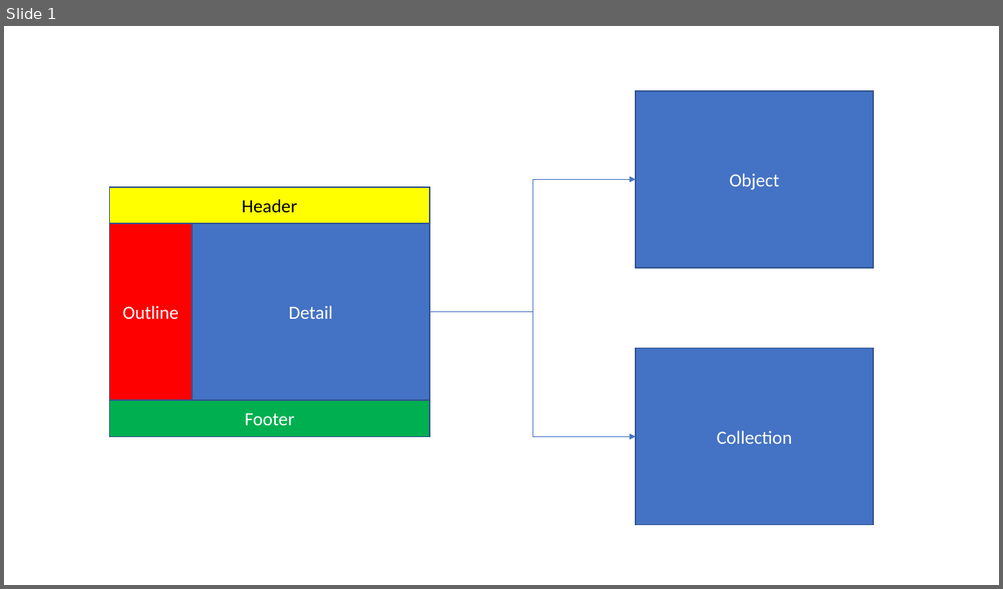
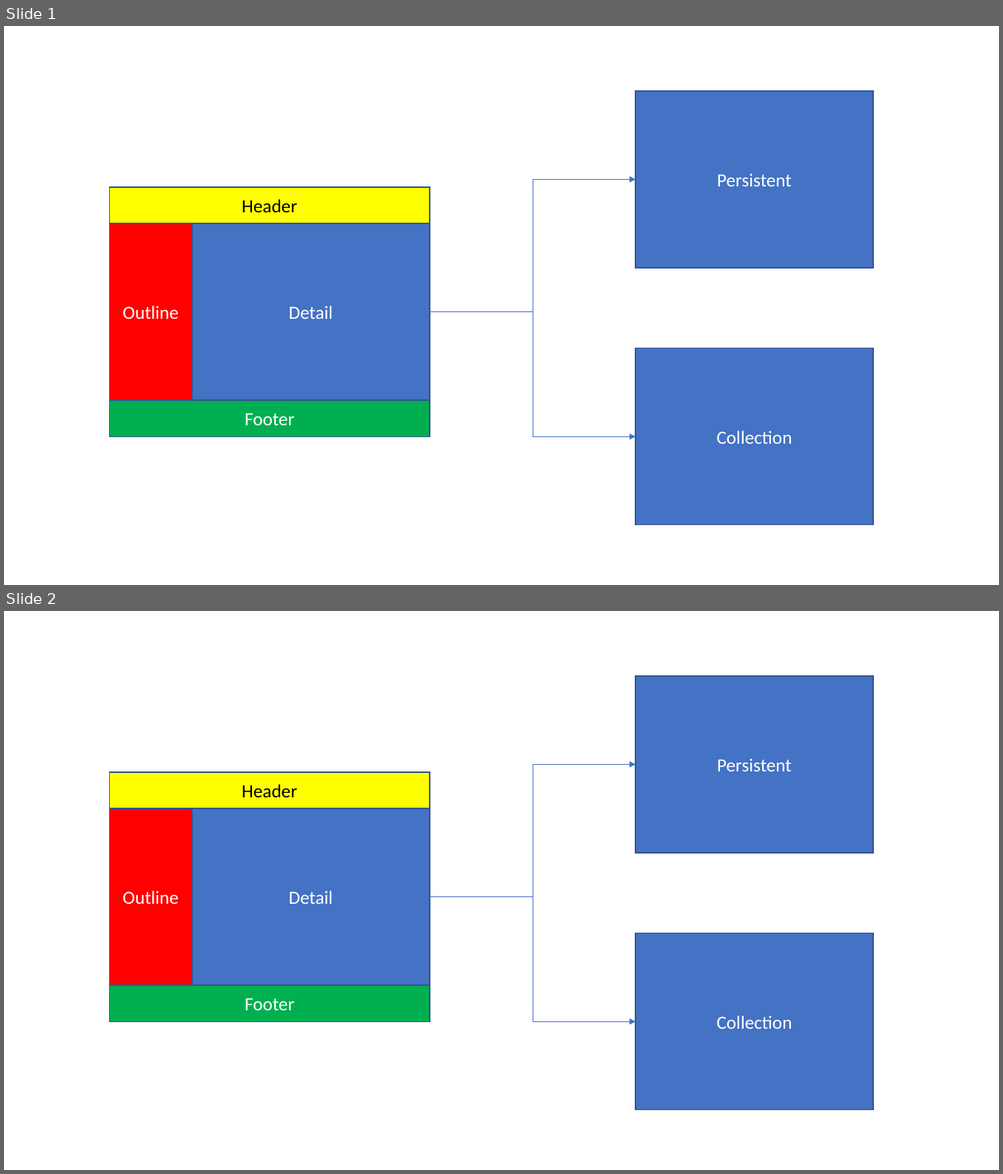
Before and after one commit to rollerdo/ivyts, a slide deck: doc/Design.pptx. Shown one above the other, each under a label of ours: slide 1 before the commit, slides 1 and 2 after it. The pictures are 1003x589 and 1003x1174 pixels, drawn with LibreOffice and Linux fonts; fonts in the diff are those of the drawing. Boxes give left, top, right and bottom in pixels: in the first picture for what was removed or moved away, otherwise in the second. Text is boxed around its words. In the diff, an @@ line names an element or a change of style, - is before the commit and + after.

```diff
--- a/doc/Design.pptx
+++ b/doc/Design.pptx
@@ slide 2 added at [4,611,999,1170], background #FFFFFF @@
@@ rectangle added at [635,676,873,853], fill #4472C4, outline #325491 1 pt, 18 pt, text #FFFFFF @@
+Persistent
@@ elbow arrow added from (430, 897) to (635, 765), #4472C4 0.5 pt @@
@@ rectangle added at [109,772,430,809], fill #FFFF00, outline #325491 1 pt, 18 pt, text #000000 @@
+Header
@@ rectangle added at [109,809,192,985], fill #FF0000, outline #325491 1 pt, 18 pt, text #FFFFFF @@
+Outline
@@ rectangle added at [192,809,430,985], fill #4472C4, outline #325491 1 pt, 18 pt, text #FFFFFF @@
+Detail
@@ elbow arrow added from (430, 897) to (635, 1022), #4472C4 0.5 pt @@
@@ rectangle added at [635,934,873,1111], fill #4472C4, outline #325491 1 pt, 18 pt, text #FFFFFF @@
+Collection
@@ rectangle added at [109,985,430,1022], fill #00B050, outline #325491 1 pt, 18 pt, text #FFFFFF @@
+Footer
@@ slide 1 changed as well @@
@@ text in rectangle at [717,173,791,187]: text changed @@
-Object
+Persistent
```
Also in this commit, not shown: 1 other slide added, 1 slide removed, 40 other files.
